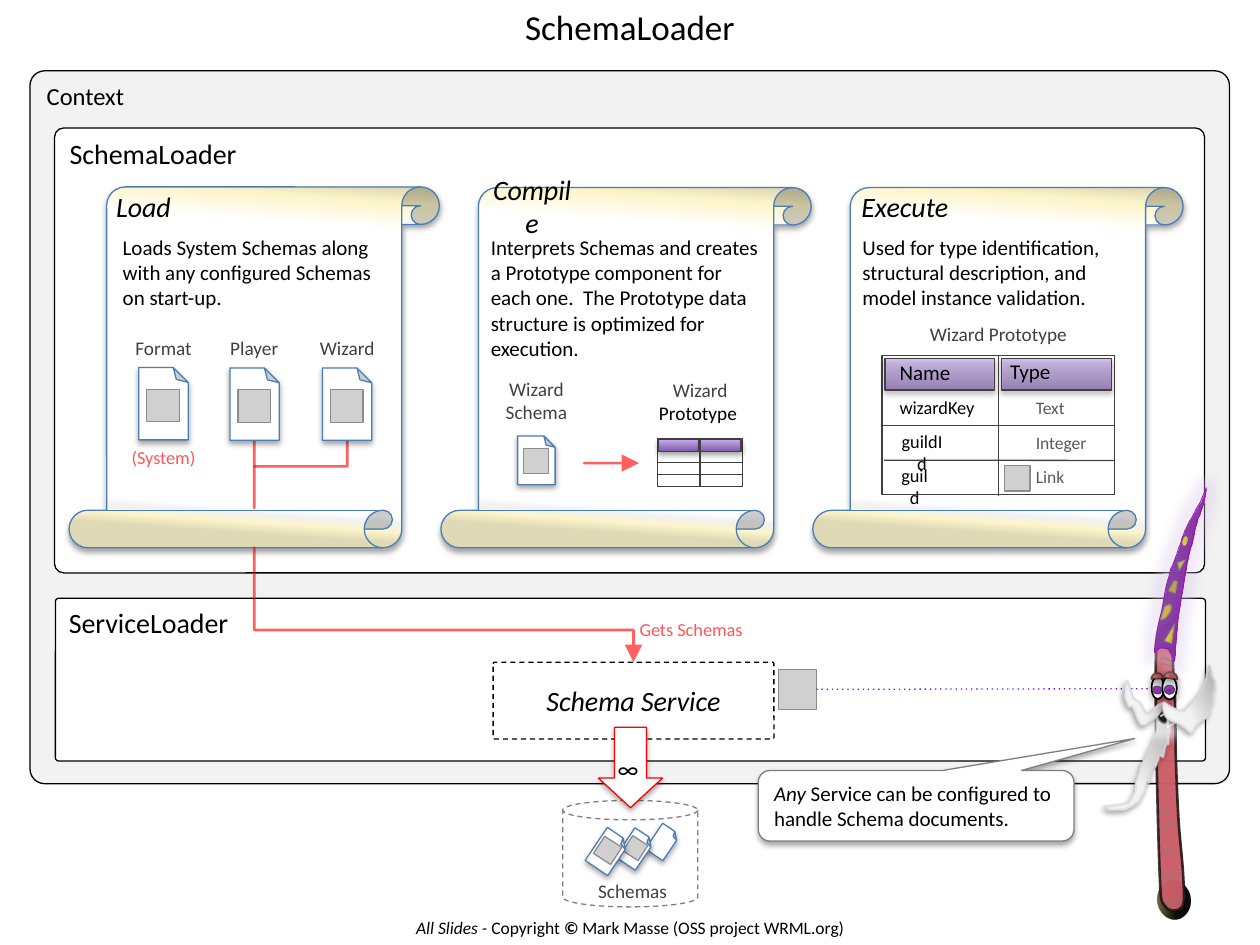
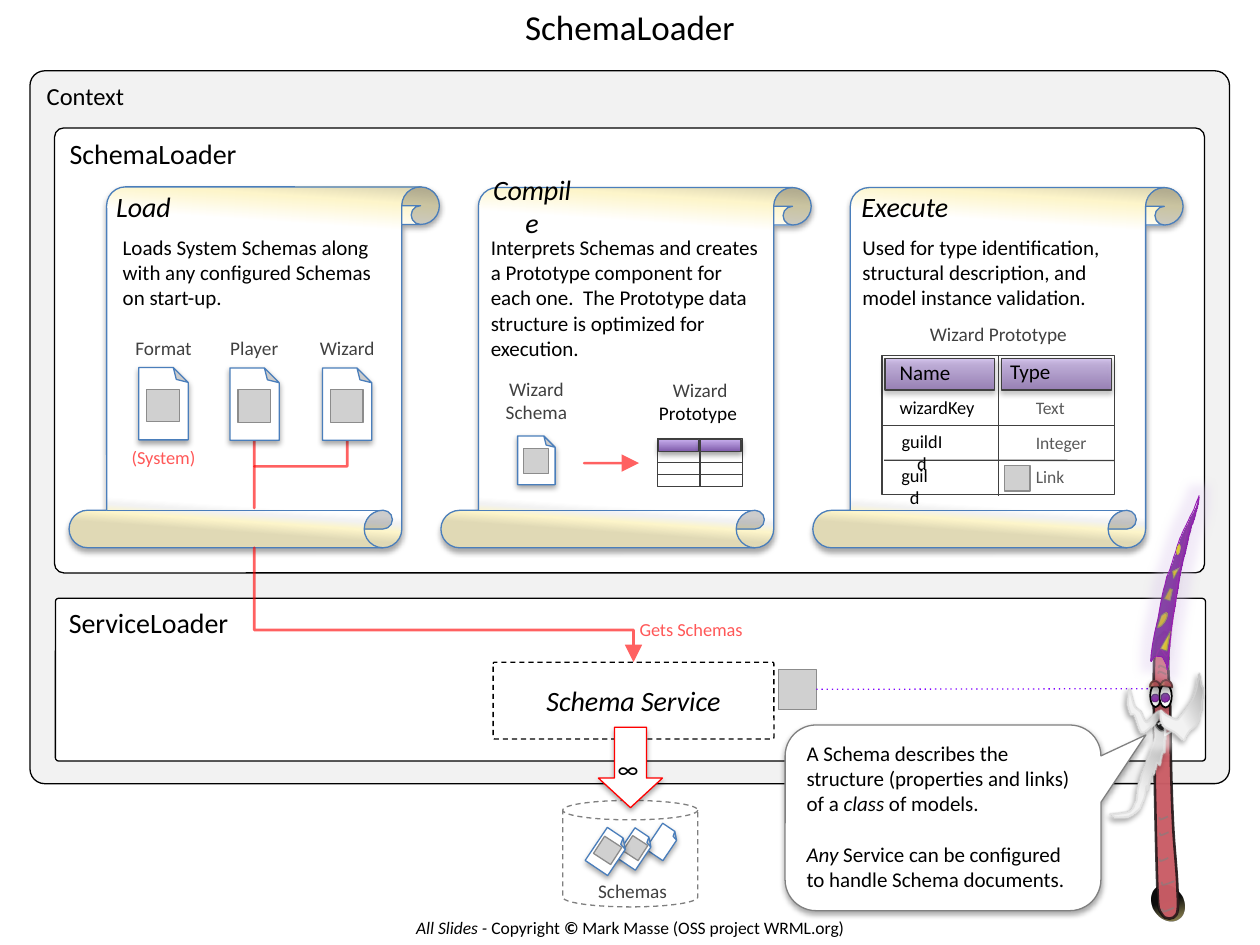
Before and after one commit to wrml/wrml, a slide deck: slide 12 of doc/WRML_DesignNotes.pptx (slide 6 before the commit). Drawn at 1260x945 pixels with LibreOffice and Linux fonts; fonts in the diff are those of the drawing; grey boxes stand for pictures; background and template pictures are left out. Boxes give left, top, right and bottom in pixels: in the first picture for what was removed or moved away, otherwise in the second. Text is boxed around its words. In the diff, an @@ line names an element or a change of style, - is before the commit and + after.

```diff
--- a/doc/WRML_DesignNotes.pptx
+++ b/doc/WRML_DesignNotes.pptx
@@ freeform shape: place and size @@
-freeform shape at <box>1152,484,1207,664</box>
+freeform shape at <box>1148,492,1199,671</box>
@@ freeform shape: place and size @@
-freeform shape at <box>1157,512,1201,648</box>
+freeform shape at <box>1154,521,1192,657</box>
@@ freeform shape: place and size @@
-freeform shape at <box>1155,624,1184,911</box>
+freeform shape at <box>1154,631,1178,919</box>
@@ freeform shape: place and size @@
-freeform shape at <box>1123,681,1162,726</box>
+freeform shape at <box>1127,689,1161,734</box>
@@ chord (boxed as its full ellipse): place and size @@
-chord (boxed as its full ellipse) at <box>1150,672,1166,687</box>
+chord (boxed as its full ellipse) at <box>1149,679,1162,694</box>
@@ ellipse: place and size @@
-ellipse at <box>1152,677,1164,699</box>
+ellipse at <box>1150,684,1160,707</box>
@@ freeform shape: place and size @@
-freeform shape at <box>1162,658,1172,660</box>
+freeform shape at <box>1158,672,1166,674</box>
@@ freeform shape: place and size @@
-freeform shape at <box>1162,664,1215,734</box>
+freeform shape at <box>1159,672,1204,742</box>
@@ freeform shape: place and size @@
-freeform shape at <box>1160,663,1171,665</box>
+freeform shape at <box>1159,665,1167,668</box>
@@ chord (boxed as its full ellipse): place and size @@
-chord (boxed as its full ellipse) at <box>1162,671,1177,686</box>
+chord (boxed as its full ellipse) at <box>1160,680,1172,695</box>
@@ freeform shape: place and size @@
-freeform shape at <box>1130,700,1157,720</box>
+freeform shape at <box>1131,708,1154,727</box>
@@ ellipse at <box>1151,693,1160,703</box>: rotation 6 to 17 degrees @@
@@ ellipse "z": place and size @@
-ellipse "z" at <box>1155,709,1169,725</box>
+ellipse "z" at <box>1154,718,1167,733</box>
@@ ellipse at <box>1161,693,1171,702</box>: rotation 17 to 6 degrees @@
@@ freeform shape: place and size @@
-freeform shape at <box>1166,682,1210,724</box>
+freeform shape at <box>1162,691,1200,733</box>
@@ 4 ellipses, 1 freeform shape: place and size @@
-4 ellipses, 1 freeform shape at <box>1155,537,1188,811</box>
+4 ellipses, 1 freeform shape at <box>1152,544,1181,819</box>
@@ rounded speech box "A Schema describes the structure ...": place and size @@
-rounded speech box "A Schema describes the structure ..." at <box>759,770,1075,840</box>
+rounded speech box "A Schema describes the structure ..." at <box>785,724,1101,910</box>
@@ rounded speech box "A Schema describes the structure ..." at <box>785,724,1101,910</box>: proportions changed @@
@@ text in rounded speech box at <box>807,746,1070,811</box>: paragraph added @@
+A Schema describes the structure (properties and links) of a class of models.
@@ freeform shape: place and size @@
-freeform shape at <box>1101,715,1172,810</box>
+freeform shape at <box>1107,722,1168,817</box>
@@ freeform shape: place and size @@
-freeform shape at <box>1119,722,1184,784</box>
+freeform shape at <box>1121,731,1179,790</box>
@@ freeform shape: place and size @@
-freeform shape at <box>1128,727,1174,798</box>
+freeform shape at <box>1129,735,1169,806</box>
@@ 2 triangles, 2 freeform shapes, 1 chord (boxed as its full ellipse), 1 trapezoid: place and size @@
-2 triangles, 2 freeform shapes, 1 chord (boxed as its full ellipse), 1 trapezoid at <box>1158,558,1186,853</box>
+2 triangles, 2 freeform shapes, 1 chord (boxed as its full ellipse), 1 trapezoid at <box>1155,566,1179,861</box>
@@ ellipse at <box>1148,880,1188,925</box>: outline #948A54 0.75 pt to #000000 1 pt; rotation 320 to 260 degrees @@
@@ freeform shape: place and size @@
-freeform shape at <box>1166,900,1179,903</box>
+freeform shape at <box>1162,881,1174,885</box>
@@ freeform shape: place and size @@
-freeform shape at <box>1166,873,1181,877</box>
+freeform shape at <box>1162,908,1173,912</box>
```
Also in this commit, not shown: 7 other slides changed, 7 slides added, 8 other files.
